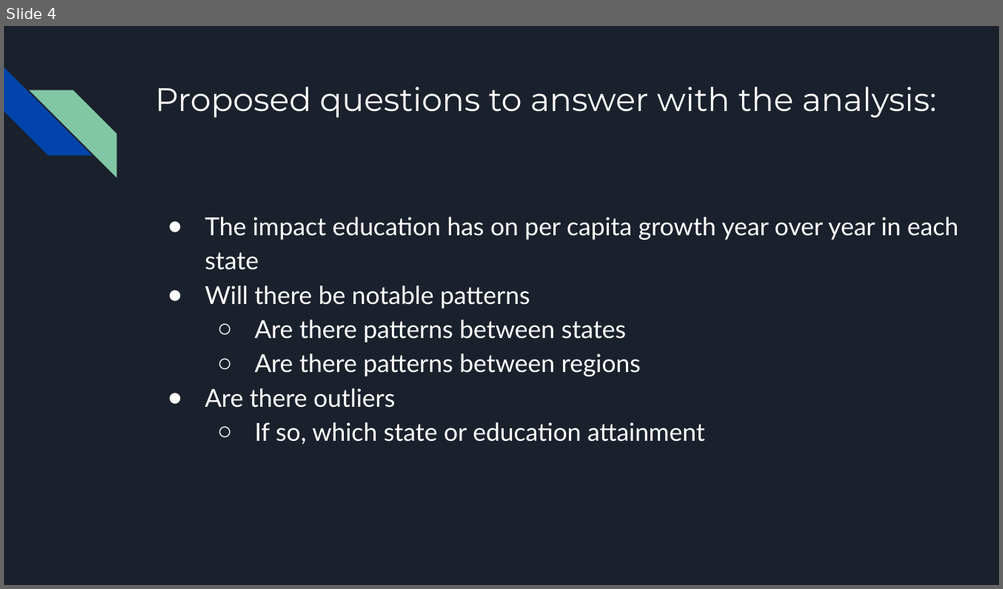
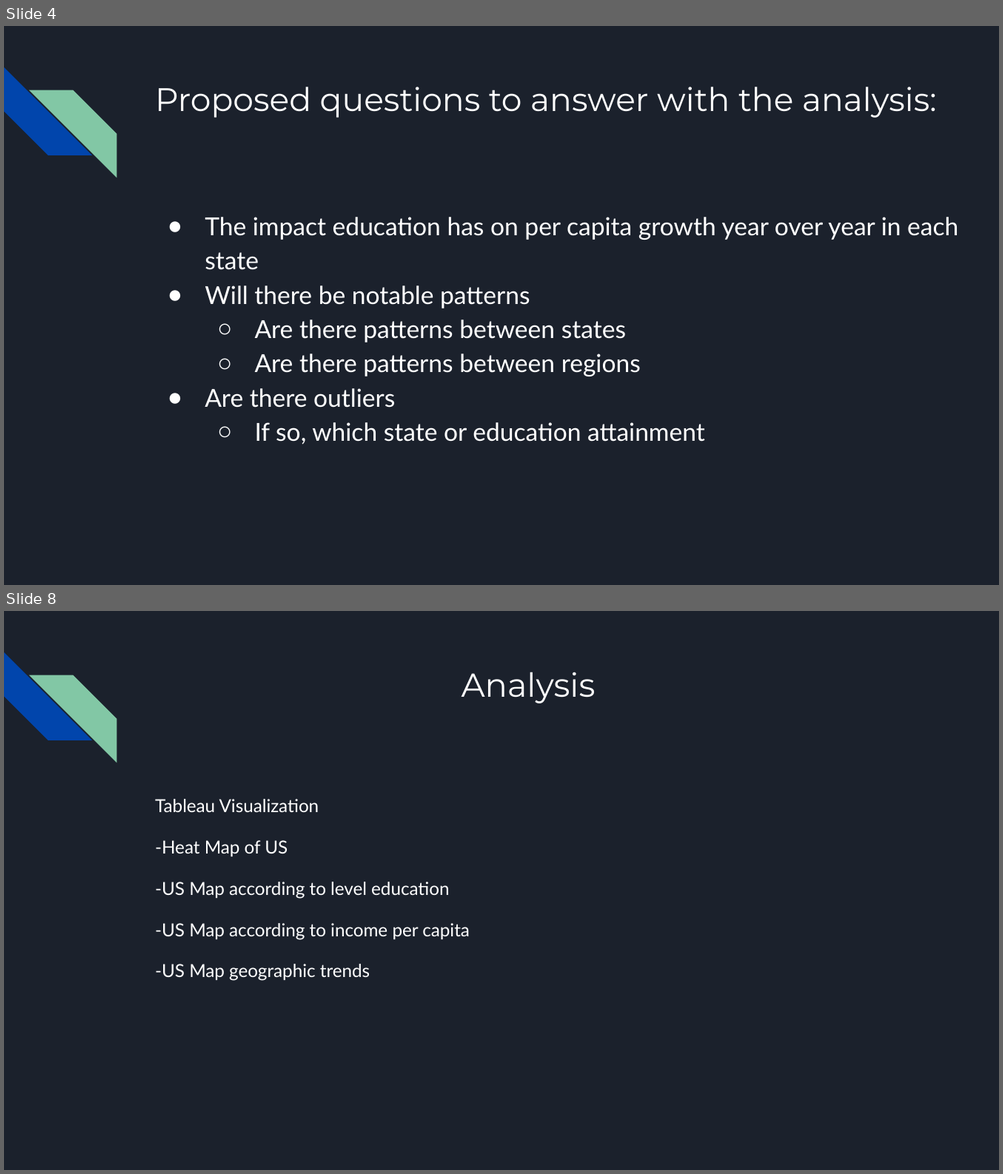
Before and after one commit to VickyCarlson/PCI_Growth, a slide deck: Effect of Educational Attainment on per Capita Growth by State.pptx. Shown one above the other, each under a label of ours: slide 4 before the commit, slides 4 and 8 after it; the slides between them are not shown. The pictures are 1003x589 and 1003x1174 pixels, drawn with LibreOffice and Linux fonts; fonts in the diff are those of the drawing. Boxes give left, top, right and bottom in pixels: in the first picture for what was removed or moved away, otherwise in the second. Text is boxed around its words. In the diff, an @@ line names an element or a change of style, - is before the commit and + after.

```diff
--- a/Effect of Educational Attainment on per Capita Growth by State.pptx
+++ b/Effect of Educational Attainment on per Capita Growth by State.pptx
@@ slide 8 added at box(4, 611, 999, 1170), background #1B212C; not listed: 2 template elements that a slide beside it also shows @@
@@ title added at box(461, 672, 595, 703), 24 pt, text #FFFFFF @@
+Analysis
@@ text added at box(155, 799, 469, 981), 13 pt, text #FFFFFF @@
+Tableau Visualization
+-Heat Map of US
+-US Map according to level education
+-US Map according to income per capita
+-US Map geographic trends
```
Also in this commit, not shown: 2 slides changed, 1 other slide added, 1 slide removed.
